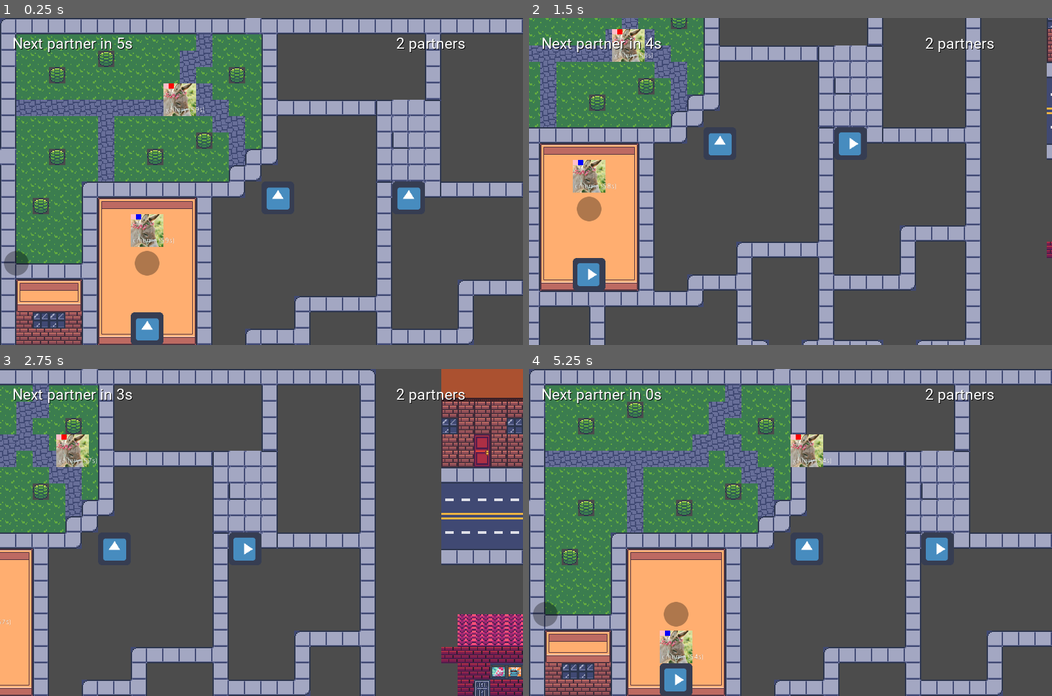
Above: before the commit, frames 1-4 (two rows, left to right).
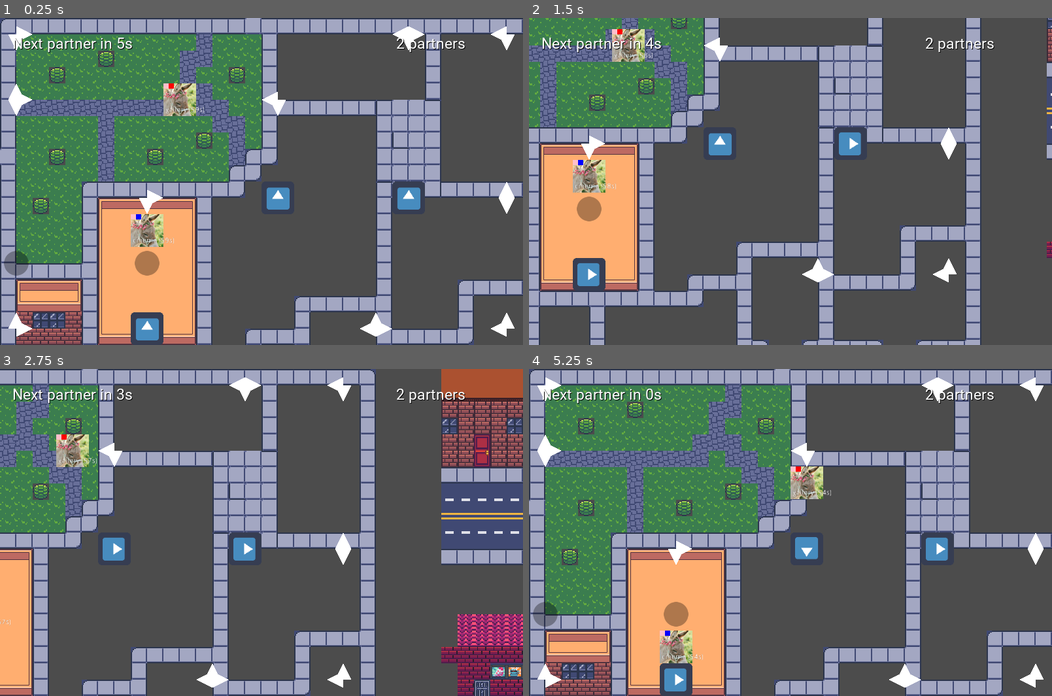
Above: after the commit, the same moments.

Repository: allemansratten/sos
Game: Godot game, scene res://scenes/Game.tscn
The game is run twice, just before and just after one commit, with the same random seed, the same clock (stepped at 60 frames per second) and the same inputs. The engine's default icon, where the game draws it, is replaced by a stand-in: a white triangle on a blue panel in a dark square.
Inputs (mouse positions are in pixels of both pictures, inside the frame that each line leads up to):
- Up to frame 1 (0.25 s): no input
- Up to frame 2 (1.5 s): tap Enter at 0.5 s; drag from (675, 328) to (936, 197) at 0.52 s; tap Space at 1.25 s; drag from (936, 99) to (675, 230) at 1.27 s
- Up to frame 3 (2.75 s): move the mouse to (115, 548) at 2.02 s; click (115, 548) at 2.1 s
- Up to frame 4 (5.25 s): drag from (764, 597) to (644, 450) at 2.77 s; tap Enter at 3.5 s; move the mouse to (947, 581) at 3.52 s; click (947, 581) at 3.6 s; tap Space at 4.25 s; drag from (633, 483) to (874, 581) at 4.27 s; move the mouse to (816, 532) at 5.02 s; click (816, 532) at 5.1 s

The runs differ from the first frame. In frame 1, 1.5% of the frame differs, in the area x 1-99%, y 2-98%; in frame 2, 0.7%; in frame 3, 1.0%; in frame 4, 2.7%.
Error before the commit: Invalid get index 'False' (on base: 'Array'). (res://scenes/FixedCrossroads.gd:21)

Commit message:
Refactor crosrroads to use vectors

Diff:
--- a/scenes/Crossroads.gd
+++ b/scenes/Crossroads.gd
@@ -1,36 +1,42 @@
 extends "res://scripts/general_crossroads.gd"
 
-# 0 az 3, v poradi [12, 3, 6, 9]
-var direction = 0
+var direction = Vector2(0, -1)
+
 
 # Called when the node enters the scene tree for the first time.
 func _ready():
 	._ready()
 
 
-func set_direction(to: int):
-	assert(0 <= to && to <= 3)
+func set_direction(to: Vector2):
 	assert(directions_mask[to], "Invalid direction %s, mask is %s" % [to, directions_mask])
 	direction = to
-	$Sprite.rotation = direction * 2 * PI / 4.0
+	$Sprite.rotation = direction.angle() + PI/2
+
 
 func on_click():
-	var d = (direction + 1) % 4
-	while not directions_mask[d]:
-		d = (d + 1) % 4
+	var d = direction
+	for __ in directions_mask:
+		d = rotate_vector_clockwise(d, 1).round()
+		print_debug(d.round())
+		if directions_mask[d.round()]:
+			set_direction(d.round())
+			return
+	assert(false, "No crossroad mask open")
 
-	set_direction(d)
 
-func _input_event(viewport, event, shape_idx):
+func _input_event(_viewport, event, _shape_idx):
 	if event is InputEventMouseButton \
 	and event.button_index == BUTTON_LEFT \
 	and event.pressed:
 		self.on_click()
 
+
 # Called every frame. 'delta' is the elapsed time since the previous frame.
-func _process(delta):
+func _process(_delta):
 	pass
 
-func get_output_direction(in_direction):
+
+func get_output_direction(_in_direction: Vector2):
 	# in_direction is used in FixedCrossroads
 	return direction
--- a/scenes/FixedCrossroads.gd
+++ b/scenes/FixedCrossroads.gd
@@ -9,25 +9,18 @@
 	# Only used for the preview.
 	$PreviewSprite.hide()
 
-# Called every frame. 'delta' is the elapsed time since the previous frame.
-#func _process(delta):
-#	pozor: pousti se i v editoru kvuli `tool`
-#	pass
 
-func get_output_direction(in_direction):
-	var straight = (in_direction + 0) % 4
-	var right = (in_direction + 1) % 4
-	var back = (in_direction + 2) % 4
-	var left = (in_direction + 3) % 4
-
-	if directions_mask[straight]:
-		# go straight through
-		return straight
-	elif directions_mask[right]:
-		return right
-	elif directions_mask[left]:
-		return left
+func get_output_direction(in_direction: Vector2):
+	if directions_mask[in_direction]:  # go straight through
+		return in_direction
+	# Go right
+	elif directions_mask[rotate_vector_clockwise(in_direction, 1)]:
+		return rotate_vector_clockwise(in_direction, 1)
+	# Go left
+	elif directions_mask[rotate_vector_clockwise(in_direction, 3)]:
+		return rotate_vector_clockwise(in_direction, 3)
+	# Go back
 	else:
 		# Otherwise no direction is available
-		assert(directions_mask[back])
-		return back
+		assert(directions_mask[rotate_vector_clockwise(in_direction, 2)])
+		return rotate_vector_clockwise(in_direction, 2)
--- a/scenes/Game.tscn
+++ b/scenes/Game.tscn
@@ -20,54 +20,108 @@
 
 [node name="Crossroads" parent="AllCrossroads" instance=ExtResource( 1 )]
 position = Vector2( 256, 576 )
-directions_mask = [ true, true, false, true ]
+directions_mask = {
+Vector2( -1, 0 ): true,
+Vector2( 0, -1 ): true,
+Vector2( 0, 1 ): false,
+Vector2( 1, 0 ): true
+}
 
 [node name="Crossroads2" parent="AllCrossroads" instance=ExtResource( 1 )]
 position = Vector2( 768, 320 )
-directions_mask = [ true, true, false, true ]
 
 [node name="Crossroads3" parent="AllCrossroads" instance=ExtResource( 1 )]
 position = Vector2( 512, 320 )
 
 [node name="FixedCrossroads" parent="AllCrossroads" instance=ExtResource( 7 )]
 position = Vector2( 256, 320 )
-directions_mask = [ false, true, true, false ]
+directions_mask = {
+Vector2( -1, 0 ): false,
+Vector2( 0, -1 ): false,
+Vector2( 0, 1 ): true,
+Vector2( 1, 0 ): true
+}
 
 [node name="FixedCrossroads2" parent="AllCrossroads" instance=ExtResource( 7 )]
 position = Vector2( 0, 128 )
-directions_mask = [ true, true, true, false ]
+directions_mask = {
+Vector2( -1, 0 ): false,
+Vector2( 0, -1 ): true,
+Vector2( 0, 1 ): true,
+Vector2( 1, 0 ): true
+}
 
 [node name="FixedCrossroads3" parent="AllCrossroads" instance=ExtResource( 7 )]
 position = Vector2( 0, 0 )
-directions_mask = [ false, true, true, false ]
+directions_mask = {
+Vector2( -1, 0 ): false,
+Vector2( 0, -1 ): false,
+Vector2( 0, 1 ): true,
+Vector2( 1, 0 ): true
+}
 
 [node name="FixedCrossroads4" parent="AllCrossroads" instance=ExtResource( 7 )]
 position = Vector2( 0, 576 )
-directions_mask = [ true, true, false, false ]
+directions_mask = {
+Vector2( -1, 0 ): false,
+Vector2( 0, -1 ): true,
+Vector2( 0, 1 ): false,
+Vector2( 1, 0 ): true
+}
 
 [node name="FixedCrossroads5" parent="AllCrossroads" instance=ExtResource( 7 )]
 position = Vector2( 512, 128 )
-directions_mask = [ false, false, true, true ]
+directions_mask = {
+Vector2( -1, 0 ): true,
+Vector2( 0, -1 ): false,
+Vector2( 0, 1 ): true,
+Vector2( 1, 0 ): false
+}
 
 [node name="FixedCrossroads6" parent="AllCrossroads" instance=ExtResource( 7 )]
 position = Vector2( 768, 0 )
-directions_mask = [ false, true, true, true ]
+directions_mask = {
+Vector2( -1, 0 ): true,
+Vector2( 0, -1 ): false,
+Vector2( 0, 1 ): true,
+Vector2( 1, 0 ): true
+}
 
 [node name="FixedCrossroads7" parent="AllCrossroads" instance=ExtResource( 7 )]
 position = Vector2( 960, 0 )
-directions_mask = [ false, false, true, true ]
+directions_mask = {
+Vector2( -1, 0 ): true,
+Vector2( 0, -1 ): false,
+Vector2( 0, 1 ): true,
+Vector2( 1, 0 ): false
+}
 
 [node name="FixedCrossroads8" parent="AllCrossroads" instance=ExtResource( 7 )]
 position = Vector2( 960, 320 )
-directions_mask = [ true, false, true, true ]
+directions_mask = {
+Vector2( -1, 0 ): false,
+Vector2( 0, -1 ): true,
+Vector2( 0, 1 ): true,
+Vector2( 1, 0 ): false
+}
 
 [node name="FixedCrossroads9" parent="AllCrossroads" instance=ExtResource( 7 )]
 position = Vector2( 960, 576 )
-directions_mask = [ true, false, false, true ]
+directions_mask = {
+Vector2( -1, 0 ): true,
+Vector2( 0, -1 ): true,
+Vector2( 0, 1 ): false,
+Vector2( 1, 0 ): false
+}
 
 [node name="FixedCrossroads10" parent="AllCrossroads" instance=ExtResource( 7 )]
 position = Vector2( 704, 576 )
-directions_mask = [ true, true, false, true ]
+directions_mask = {
+Vector2( -1, 0 ): true,
+Vector2( 0, -1 ): true,
+Vector2( 0, 1 ): false,
+Vector2( 1, 0 ): true
+}
 
 [node name="PartnerDriver" type="Node2D" parent="."]
 script = ExtResource( 3 )
--- a/scenes/Map.tscn
+++ b/scenes/Map.tscn
@@ -1,7 +1,6 @@
-[gd_scene load_steps=5 format=2]
+[gd_scene load_steps=4 format=2]
 
 [ext_resource path="res://resources/outdoors.png" type="Texture" id=2]
-[ext_resource path="res://scenes/FixedCrossroads.tscn" type="PackedScene" id=3]
 
 [sub_resource type="TileSet" id=3]
 1/name = "outdoors.png 1"
@@ -246,10 +245,6 @@
 "_editor_description_": ""
 }
 
-[node name="FixedCrossroads2" parent="BackgroundTileMap" instance=ExtResource( 3 )]
-position = Vector2( 0, 384 )
-directions_mask = [ false, true, true, false ]
-
 [node name="ForegroundTileMap" type="TileMap" parent="."]
 visible = false
 tile_set = SubResource( 1 )
--- a/scripts/general_crossroads.gd
+++ b/scripts/general_crossroads.gd
@@ -12,18 +12,14 @@
 
 
 func rotate_vector_clockwise(vec: Vector2, steps=1):
-	return vec.rotated((PI/2) * steps )
+	return vec.rotated((PI/2) * steps ).round()
 
 
 func render_arrows():
-	print_debug(directions_mask)
 	for dir in directions_mask:
 		if directions_mask[dir]:
 			var arrow = arrow_scene.instance()
-			arrow.rotate(dir.angle())
-#			arrow.move_local_x(32)
-#			arrow.move_local_y(32)
-			#arrow.translate(Vector2(32, 32))
+			arrow.rotate(dir.angle() + PI/2)
 			add_child(arrow)
 
 func check_mask():
@@ -37,7 +33,6 @@
 # Called when the node enters the scene tree for the first time.
 func _ready():
 	check_mask()
-	print_debug(directions_mask)
 
-func get_output_direction(in_direction):
+func get_output_direction(_in_direction: Vector2):
 	assert(false, "Must be implemented in child")
